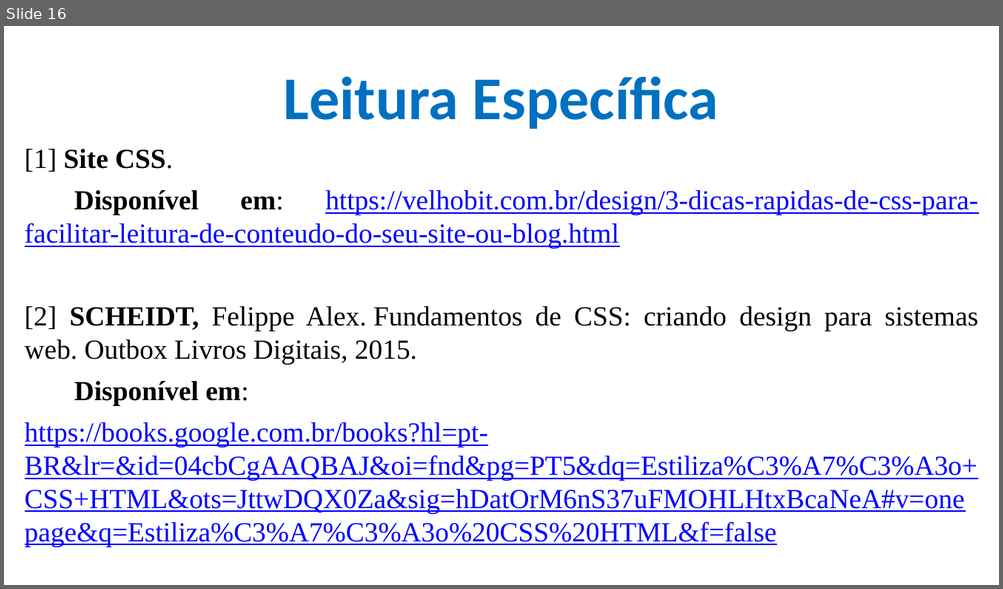
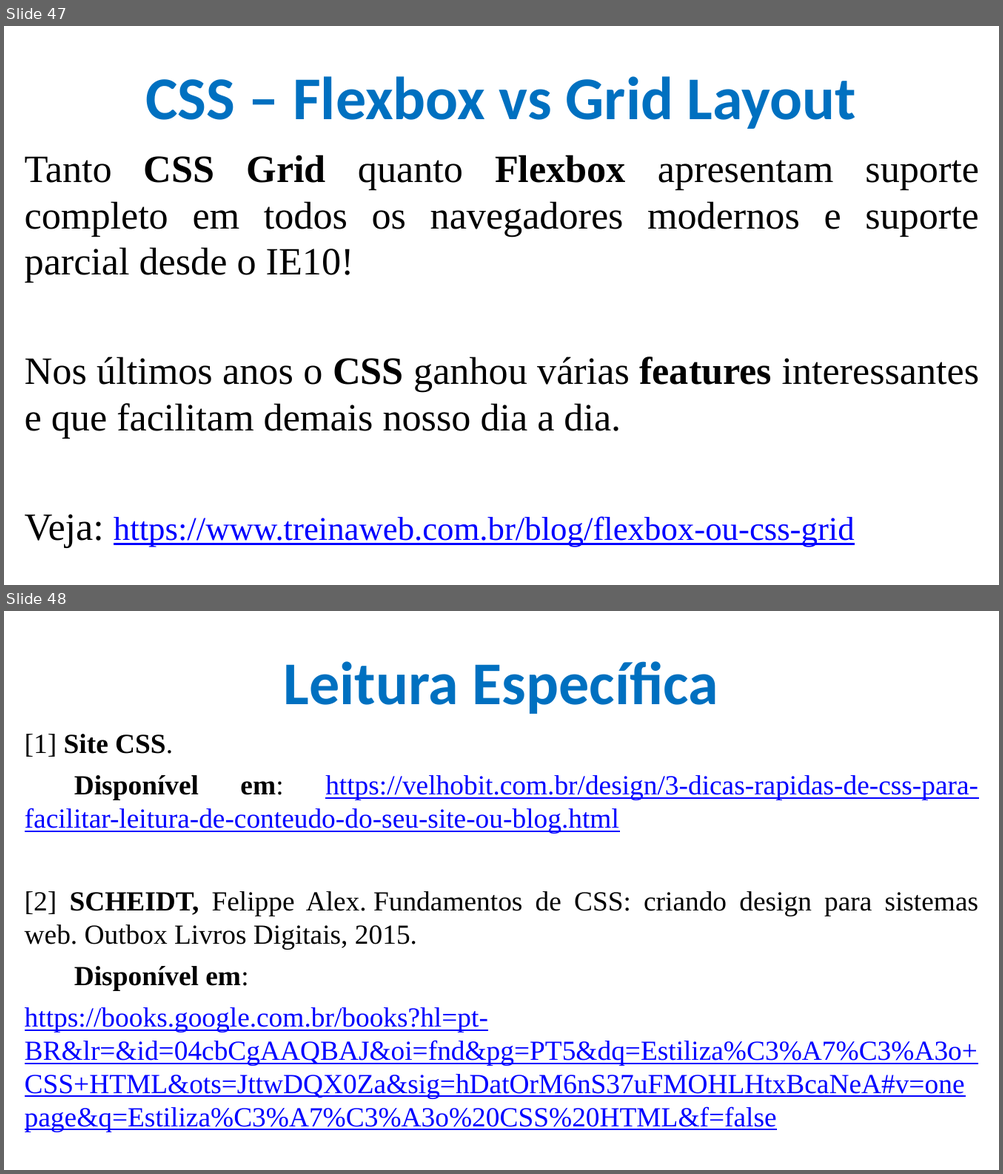
Before and after one commit to CloudEducationBrazil/WydenDesenvolvimentoWebPHP, a slide deck: 01 Classes/Aula 05 e 06 Desenvolvimento Web - CSS.pptx. Shown one above the other, each under a label of ours: slide 16 before the commit, slides 47 and 48 after it. The pictures are 1003x589 and 1003x1174 pixels, drawn with LibreOffice and Linux fonts; fonts in the diff are those of the drawing; background and template pictures are left out. Boxes give left, top, right and bottom in pixels: in the first picture for what was removed or moved away, otherwise in the second. Text is boxed around its words. In the diff, an @@ line names an element or a change of style, - is before the commit and + after.

```diff
--- a/01 Classes/Aula 05 e 06 Desenvolvimento Web - CSS.pptx
+++ b/01 Classes/Aula 05 e 06 Desenvolvimento Web - CSS.pptx
@@ slide 47 added at bbox=[4, 26, 999, 585], background picture (left out) @@
@@ title added at bbox=[145, 76, 856, 129], 44 pt, text #0070C0, bold @@
+CSS – Flexbox vs Grid Layout
@@ text added at bbox=[25, 155, 979, 548], 28 pt, text #000000 @@
+Tanto CSS Grid quanto Flexbox apresentam suporte completo em todos os navegadores modernos e suporte parcial desde o IE10!
+Nos últimos anos o CSS ganhou várias features interessantes e que facilitam demais nosso dia a dia.
+Veja: https://www.treinaweb.com.br/blog/flexbox-ou-css-grid
@@ what was slide 16 is now slide 48 @@
```
Also in this commit, not shown: 7 slides changed, 32 other slides added, 1 slide removed, 1 other file.
